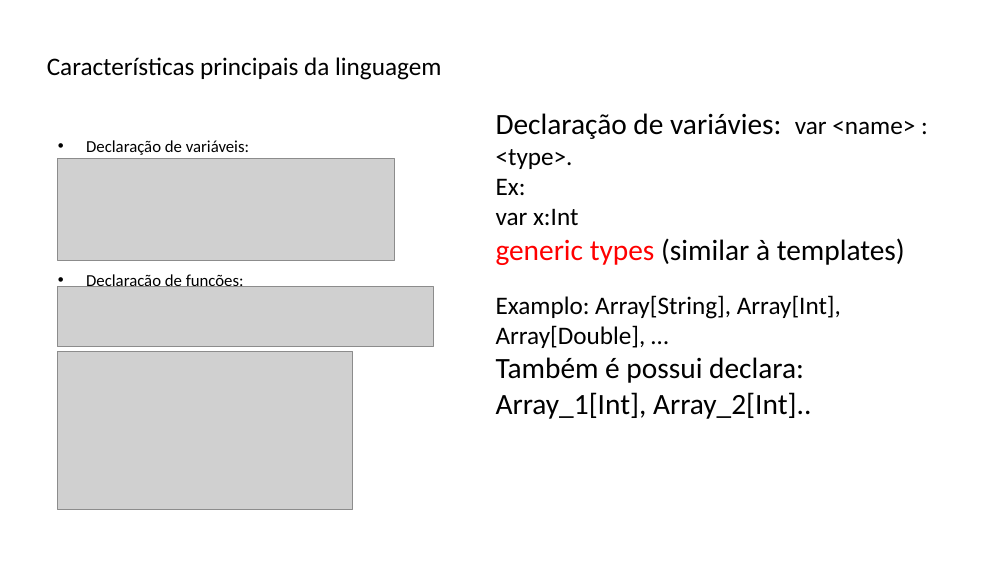
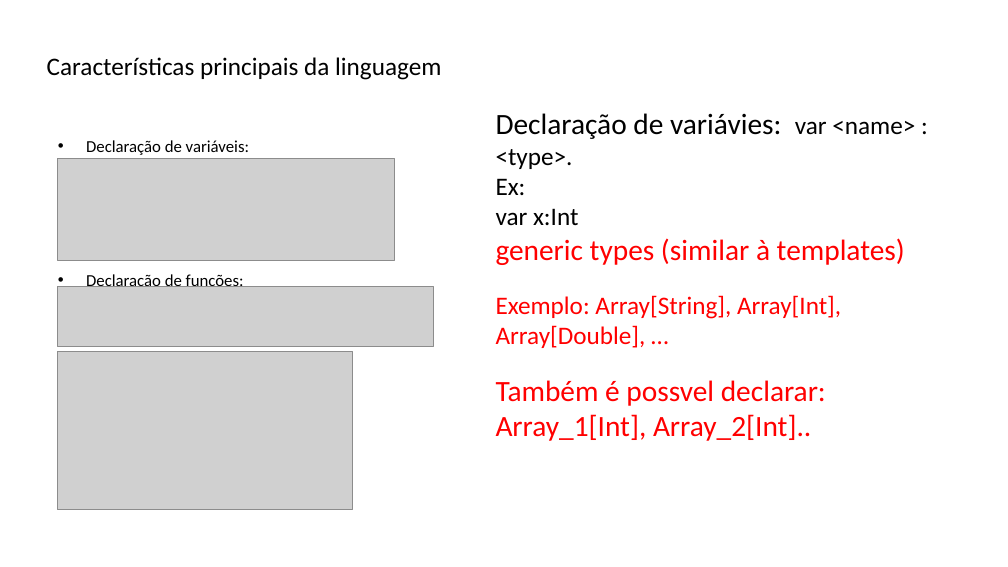
Before and after one commit to lquatrin/inf2591, a slide deck: slide 16 of x10.pptx. Drawn at 1008x567 pixels with LibreOffice and Linux fonts; fonts in the diff are those of the drawing; grey boxes stand for pictures. Boxes give left, top, right and bottom in pixels: in the first picture for what was removed or moved away, otherwise in the second. Text is boxed around its words. In the diff, an @@ line names an element or a change of style, - is before the commit and + after.

Commit message:
update slides

```diff
--- a/x10.pptx
+++ b/x10.pptx
@@ text at (496, 238, 905, 265): text colour #000000 to #FF0000 in "(similar à templates)" @@
@@ text at (496, 295, 841, 441): text changed; size 24 to 28 pt; text colour #000000 to #FF0000 @@
-Examplo: Array[String], Array[Int], Array[Double], …
-Também é possui declara: Array_1[Int], Array_2[Int]..
+Exemplo: Array[String], Array[Int], Array[Double], …
+Também é possvel declarar: Array_1[Int], Array_2[Int]..
```
Also in this commit, not shown: 18 other slides changed, 1 other file.
